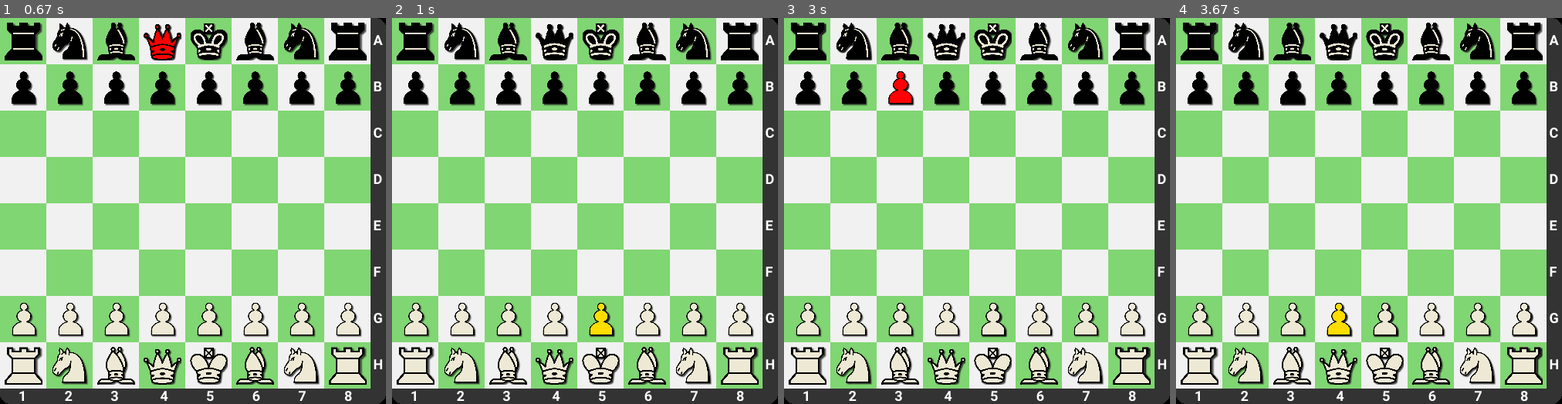
Above: before the commit, frames 1-4 (left to right).
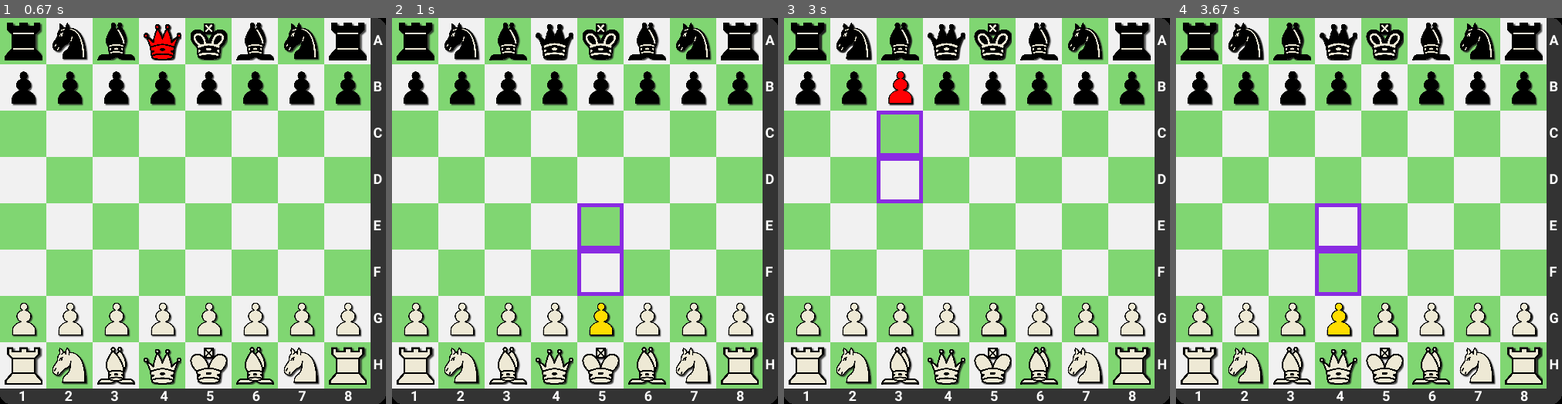
Above: after the commit, the same moments.

Repository: Zamp98-zz/chessPygame
Game: pygame game, started from main.py
The game is run twice, just before and just after one commit, with the same random seed, the same clock (stepped at 60 frames per second) and the same inputs.
Inputs (mouse positions are in pixels of both pictures, inside the frame that each line leads up to):
- Up to frame 1 (0.67 s): click (162, 41) at 0.38 s
- Up to frame 2 (1 s): click (623, 295) at 0.72 s
- Up to frame 3 (3 s): click (853, 41) at 1.05 s; click (992, 41) at 1.38 s; click (807, 41) at 1.72 s; click (899, 41) at 2.05 s; click (1123, 357) at 2.38 s; click (915, 83) at 2.72 s
- Up to frame 4 (3.67 s): click (1504, 311) at 3.05 s; click (1338, 319) at 3.38 s

Frame 1 is identical in both runs. In frame 2, 0.9% of the frame differs, in the area x 48-60%, y 48-72%; in frame 3, 0.9%; in frame 4, 0.9%.

Commit message:
draw rect when piece selected

Diff:
--- a/main.py
+++ b/main.py
@@ -31,6 +31,7 @@
 # define a variable to control the main loop
 running = True
 
+Rects = pygame.sprite.Group()
 
 # main loop
 while running:
@@ -51,9 +52,19 @@
                 for s in sprites:  # allow only one highlighted
                     if s != clicked_sprites[0] and s.highlighted:
                         s.unsethighlighted()
+                        Rects = set()
+
+            pieceMoves = clicked_sprites[0].genLegalMoves(board)
+
+            for move in pieceMoves:
+                movementRect = MovementRect(move[0],move[1],screen)
+                Rects.add(movementRect)
+
+
     all_sprites_list = pygame.sprite.Group()
     sprites = [piece for row in board.array for piece in row if piece]
     all_sprites_list.add(sprites)
+    all_sprites_list.add(Rects)
 
     # draw the sprites
     all_sprites_list.draw(screen)
--- a/modules/pieces.py
+++ b/modules/pieces.py
@@ -1,4 +1,38 @@
 import pygame
+
+
+def captureTile(pieceColor, y, x, board):
+    piece = board.array[y][x]
+    if piece == None:
+        return False
+    else:
+        if piece.color != pieceColor:
+            return True
+        else:
+            return False
+
+
+def moveCheck(pieceColor, y, x, board):
+    if x < 0 or x > 7 or y < 0 or y > 7:
+        return False
+    piece = board.array[y][x]
+    if piece == None:
+        return True
+    else:
+        if piece.color != pieceColor:
+            return True
+        else:
+            return False
+
+
+class MovementRect(pygame.sprite.Sprite):
+    def __init__(self, y, x, display):
+        super().__init__()
+        self.image = pygame.Surface((60, 60), pygame.SRCALPHA, 32)
+        self.image.convert_alpha()
+        self.rect = self.image.get_rect()
+        self.rect.x, self.rect.y = x * 60, y * 60
+        pygame.draw.rect(self.image, (138, 43, 226), (0, 0, 60, 60),  5)
 
 
 class Piece(pygame.sprite.Sprite):
@@ -22,6 +56,54 @@
         self.highlighted = False
         self.update()
 
+    def lineAttackMoves(self, board):
+        moveSet = set()
+        newX = self.x
+
+        for i in (-1, 1):
+            newY = self.y
+            while(True):
+                newY += i
+                if moveCheck(self.color, newY, newX, board):
+                    moveSet.add((newY, newX))
+                    if captureTile(self.color, newY, newX, board):
+                        break
+                else:
+                    break
+
+        newY = self.y
+
+        for i in (-1, 1):
+            newX = self.x
+            while(True):
+                newX += i
+                if moveCheck(self.color, newY, newX, board):
+                    moveSet.add((newY, newX))
+                    if captureTile(self.color, newY, newX, board):
+                        break
+                else:
+                    break
+
+        return moveSet
+
+    def diagonalAttackMoves(self, board):
+        moveSet = set()
+
+        increments = [(-1, -1), (1, 1), (1, -1), (-1, 1)]
+        for offset in increments:
+            newX = self.x
+            newY = self.y
+            while (True):
+                newX += offset[0]
+                newY += offset[1]
+                if moveCheck(self.color, newY, newX, board):
+                    moveSet.add((newY, newX))
+                    if captureTile(self.color, newY, newX, board):
+                        break
+                else:
+                    break
+        return moveSet
+
 
 class Pawn(Piece):
     def __init__(self, color, y, x):
@@ -43,6 +125,34 @@
             self.sprite = pygame.transform.scale(self.sprite, (50, 50))
             self.image.blit(self.sprite, (5, 5))
 
+    def genLegalMoves(self, board):
+        moveSet = set()
+
+        incr = {"white": -1, "black": 1}
+        offsets = [-1, 1]
+        c = self.color
+
+        newY = self.y + incr[c]
+        if newY >= 0 and newY < 8 and board.array[newY][self.x] == None:
+            moveSet.add((newY, self.x))
+
+            if (self.y == 1 and c == "black") or (self.y == 6 and c == "white"):
+                newY += incr[c]
+                if newY >= 0 and newY < 8 and board.array[newY][self.x] == None:
+                    moveSet.add((newY, self.x))
+
+        for diff in offsets:
+            newX = self.x + diff
+            newY = self.y + incr[c]
+
+            if not moveCheck(c, newY, newX, board) or not captureTile(c, newY, newX, board):
+                continue
+
+            else:
+                moveSet.add((newY, newX))
+
+        return moveSet
+
 
 class Rook(Piece):
     def __init__(self, color, y, x):
@@ -64,6 +174,10 @@
                 "images/{}Rook.png".format(self.color))
             self.sprite = pygame.transform.scale(self.sprite, (50, 50))
             self.image.blit(self.sprite, (5, 5))
+
+    def genLegalMoves(self, board):
+
+        return self.lineAttackMoves(board)
 
 
 class Bishop(Piece):
@@ -72,7 +186,7 @@
         self.sprite = pygame.image.load(
             "images/{}Bishop.png".format(self.color))
         self.sprite = pygame.transform.scale(self.sprite, (50, 50))
-        self.symbol = "B"
+        self.symbol = "Black"
         self.image.blit(self.sprite, (5, 5))
 
     def update(self):
@@ -86,6 +200,10 @@
                 "images/{}Bishop.png".format(self.color))
             self.sprite = pygame.transform.scale(self.sprite, (50, 50))
             self.image.blit(self.sprite, (5, 5))
+
+    def genLegalMoves(self, board):
+
+        return self.diagonalAttackMoves(board)
 
 
 class Knight(Piece):
@@ -109,6 +227,20 @@
             self.sprite = pygame.transform.scale(self.sprite, (50, 50))
             self.image.blit(self.sprite, (5, 5))
 
+    def genLegalMoves(self, board):
+        moveSet = set()
+        offsets = [(-1, -2), (-1, 2), (-2, -1), (-2, 1),
+                   (1, -2), (1, 2), (2, -1), (2, 1)]
+
+        for offset in offsets:
+            newX = self.x + offset[0]
+            newY = self.y + offset[1]
+
+            if moveCheck(self.color, newY, newX, board):
+                moveSet.add((newY, newX))
+
+        return moveSet
+
 
 class King(Piece):
     def __init__(self, color, y, x):
@@ -130,6 +262,20 @@
                 "images/{}King.png".format(self.color))
             self.sprite = pygame.transform.scale(self.sprite, (50, 50))
             self.image.blit(self.sprite, (5, 5))
+
+    def genLegalMoves(self, board):
+        moveSet = set()
+        offsets = [(1, 1), (-1, -1), (1, -1), (-1, 1),
+                   (0, 1), (1, 0), (-1, 0), (0, -1)]
+
+        for offset in offsets:
+            newX = self.x + offset[0]
+            newY = self.y + offset[1]
+
+            if moveCheck(self.color, newY, newX, board):
+                moveSet.add((newY, newX))
+
+        return moveSet
 
 
 class Queen(Piece):
@@ -152,3 +298,10 @@
                 "images/{}Queen.png".format(self.color))
             self.sprite = pygame.transform.scale(self.sprite, (50, 50))
             self.image.blit(self.sprite, (5, 5))
+
+    def genLegalMoves(self, board):
+
+        moveSet1 = self.lineAttackMoves(board)
+        moveSet2 = self.diagonalAttackMoves(board)
+
+        return moveSet1.union(moveSet2)
